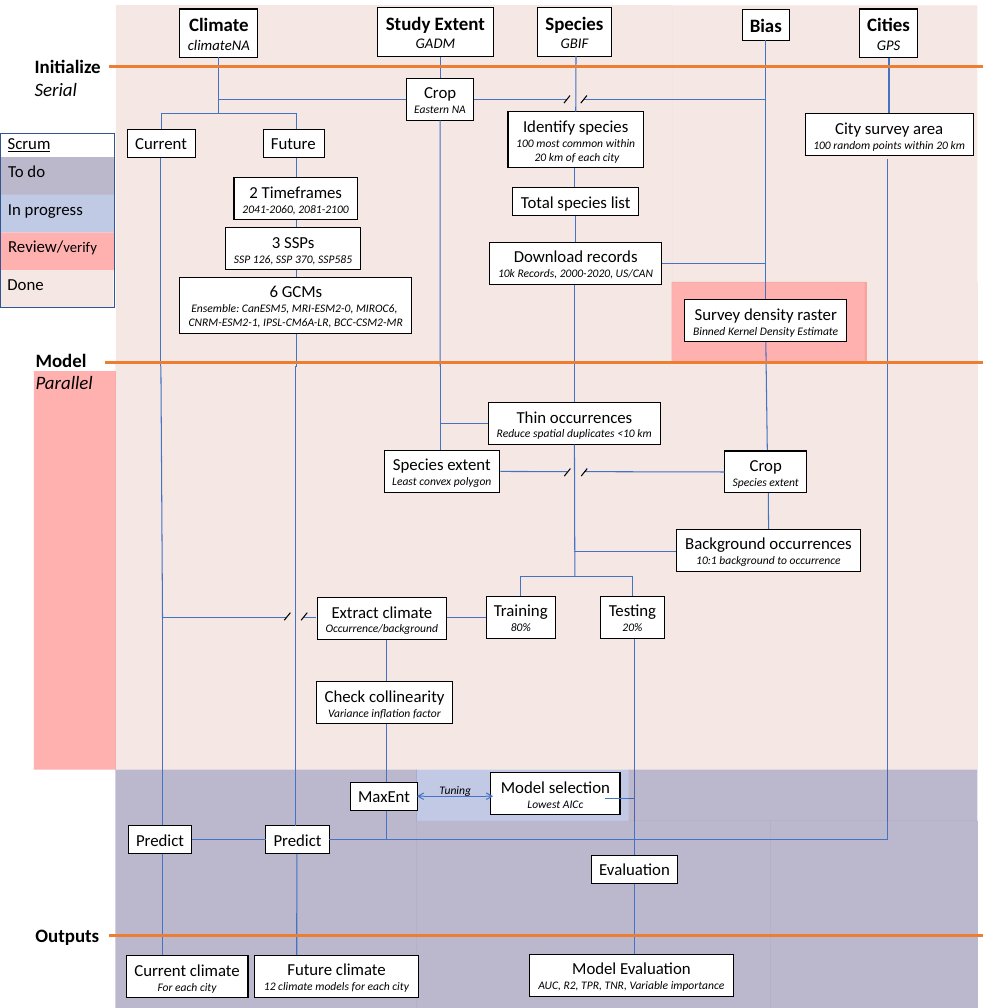
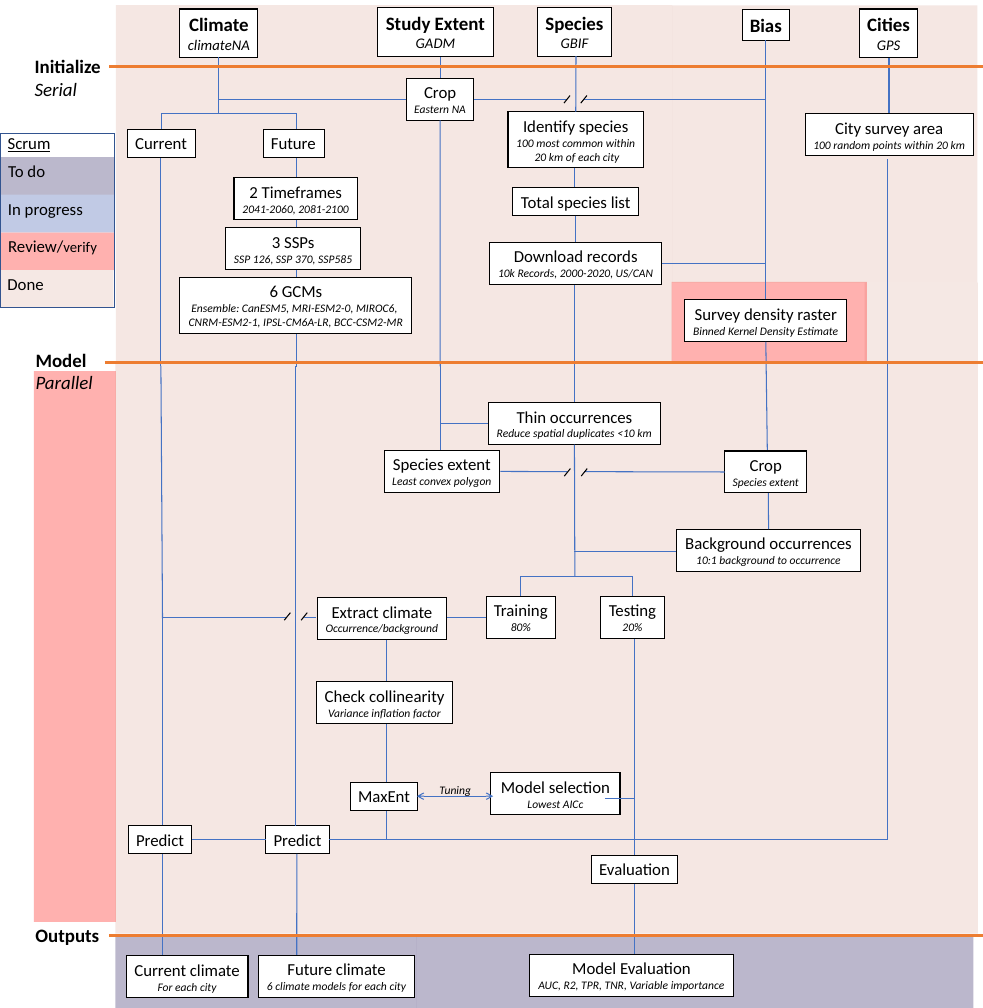
Before and after one commit to afilazzola/GreatUrbanShift, a slide deck: slide 1 of CodingWorkflow.pptx. Drawn at 983x1008 pixels with LibreOffice and Linux fonts; fonts in the diff are those of the drawing. Boxes give left, top, right and bottom in pixels: in the first picture for what was removed or moved away, otherwise in the second. Text is boxed around its words. In the diff, an @@ line names an element or a change of style, - is before the commit and + after.

```diff
--- a/CodingWorkflow.pptx
+++ b/CodingWorkflow.pptx
@@ rectangle: place and size @@
-rectangle at (34,371,116,770)
+rectangle at (34,371,116,923)
@@ rectangle: place and size @@
-rectangle at (116,364,978,770)
+rectangle at (116,364,978,934)
@@ rectangle removed at (416,770,628,821) @@
@@ rectangle removed at (628,770,977,821) @@
@@ rectangle removed at (771,821,978,1008) @@
@@ rectangle: place and size @@
-rectangle at (116,770,417,1008)
+rectangle at (116,937,417,1008)
@@ rectangle "Future climate": place and size @@
-rectangle "Future climate" at (254,956,418,998)
+rectangle "Future climate" at (259,956,414,998)
@@ rectangle: place and size @@
-rectangle at (417,821,771,1008)
+rectangle at (417,935,973,1008)
@@ text in rectangle at (267,982,406,992): text changed @@
-12 climate models for each city
+6 climate models for each city
```
Also in this commit, not shown: 6 other files.
